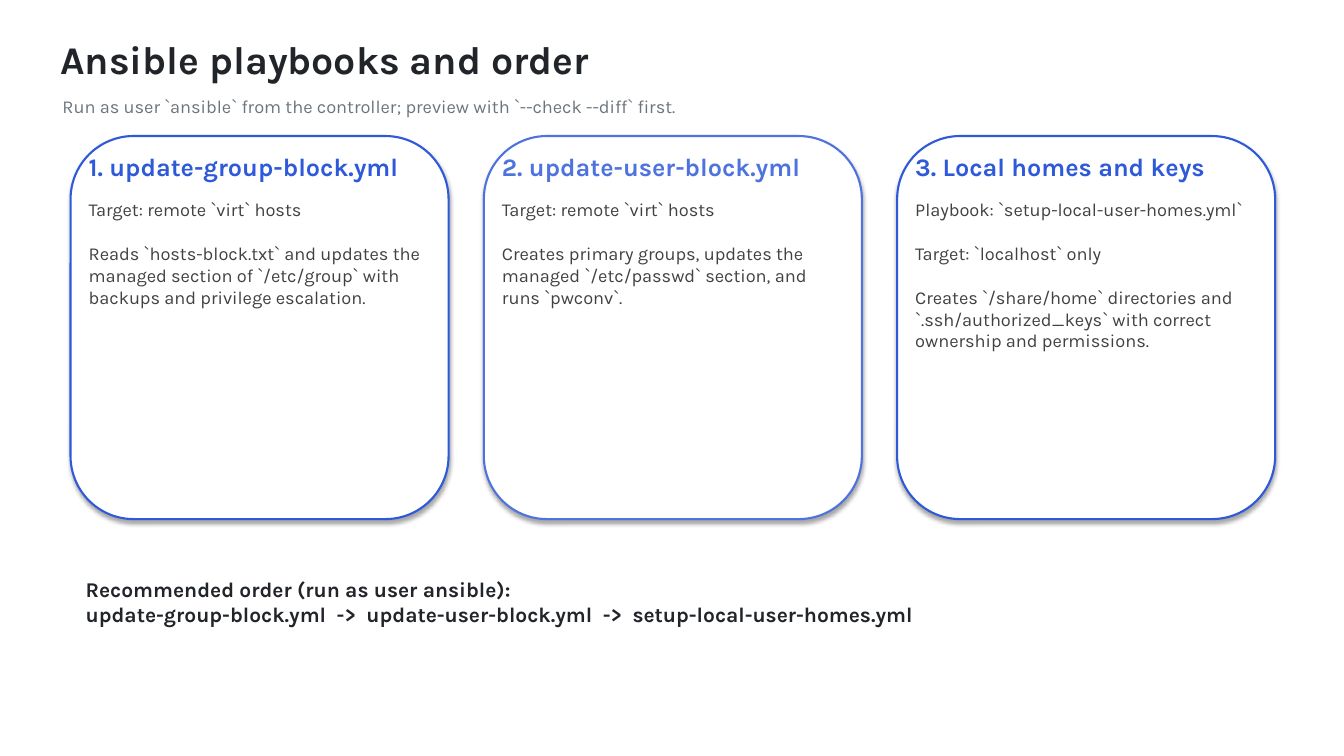
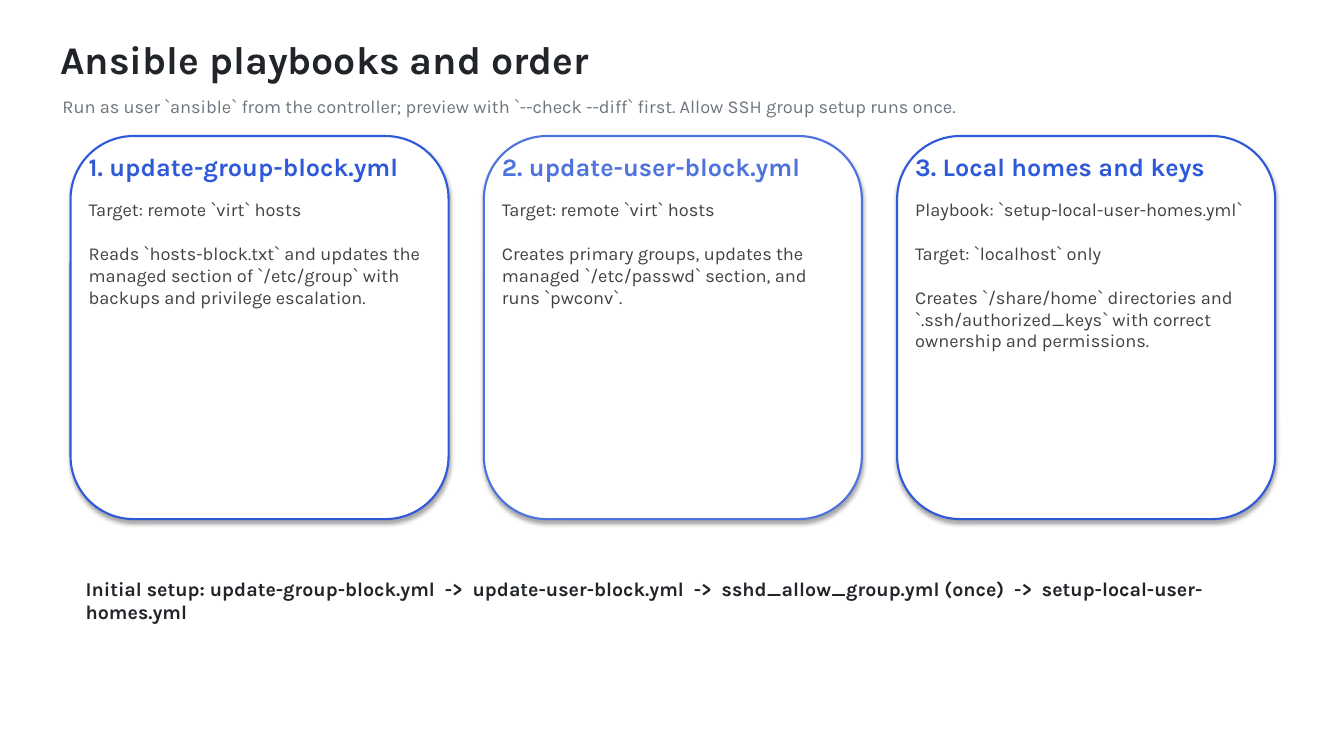
Before and after one commit to tomsandholm/csv-user-manager, a slide deck: slide 7 of docs/csv-user-manager-presentation.pptx. Drawn at 1344x756 pixels with LibreOffice and Linux fonts; fonts in the diff are those of the drawing. Boxes give left, top, right and bottom in pixels: in the first picture for what was removed or moved away, otherwise in the second. Text is boxed around its words. In the diff, an @@ line names an element or a change of style, - is before the commit and + after.

```diff
--- a/docs/csv-user-manager-presentation.pptx
+++ b/docs/csv-user-manager-presentation.pptx
@@ text at [62, 99, 956, 118]: text changed @@
-Run as user `ansible` from the controller; preview with `--check --diff` first.
+Run as user `ansible` from the controller; preview with `--check --diff` first. Allow SSH group setup runs once.
@@ text at [86, 581, 1202, 624]: text changed; size 15 to 14 pt @@
-Recommended order (run as user ansible):
-update-group-block.yml -> update-user-block.yml -> setup-local-user-homes.yml
+Initial setup: update-group-block.yml -> update-user-block.yml -> sshd_allow_group.yml (once) -> setup-local-user-homes.yml
```
Also in this commit, not shown: 2 other files.
